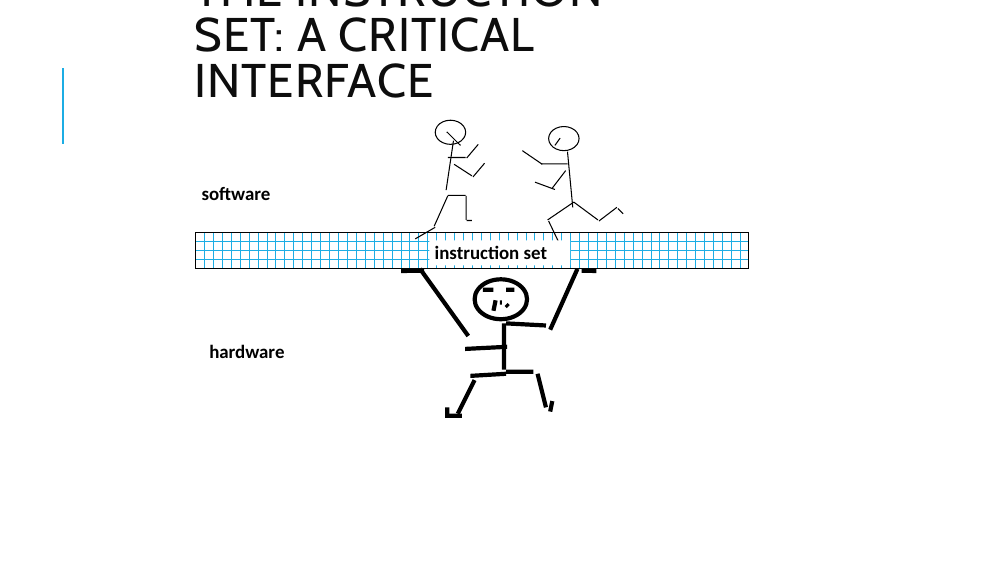
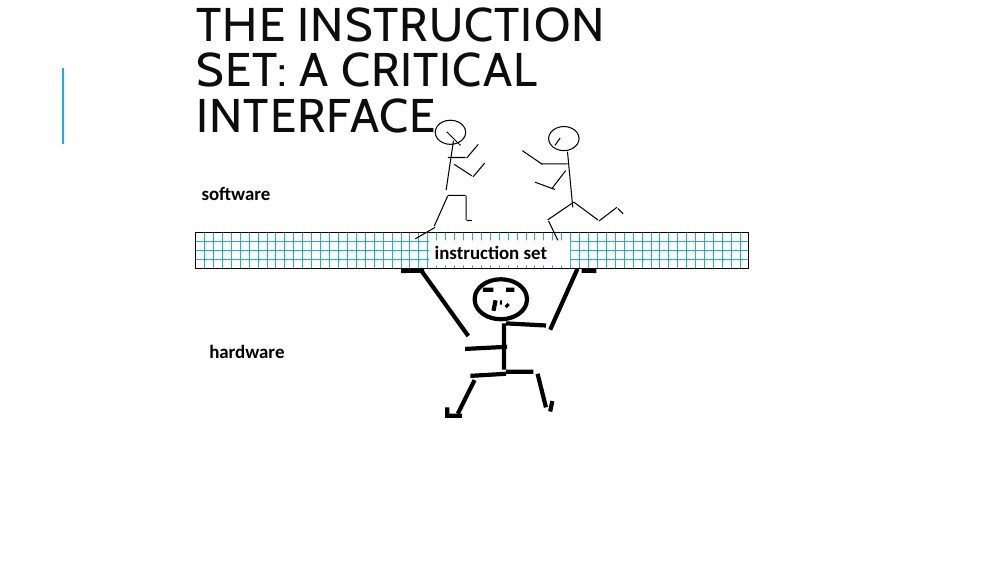
Before and after one commit to RashikRahman/3.2_Notes_AllSub, a slide deck: slide 12 of CSE_317_Computer Architecture/slides/Lecture- 1.pptx. Drawn at 1008x567 pixels with LibreOffice and Linux fonts; fonts in the diff are those of the drawing. Boxes give left, top, right and bottom in pixels: in the first picture for what was removed or moved away, otherwise in the second. Text is boxed around its words. In the diff, an @@ line names an element or a change of style, - is before the commit and + after.

```diff
--- a/CSE_317_Computer Architecture/slides/Lecture- 1.pptx
+++ b/CSE_317_Computer Architecture/slides/Lecture- 1.pptx
@@ title "THE INSTRUCTION SET: A CRITICAL ..." rewrapped from [194,0,603,98] to [197,7,605,137] @@
```
Also in this commit, not shown: 8 other slides changed, 17 other files.
